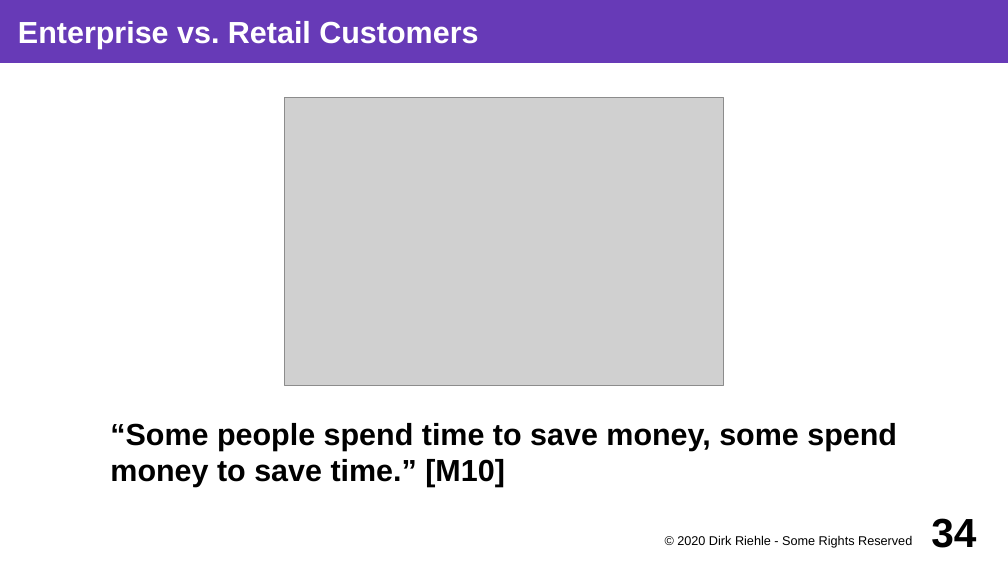
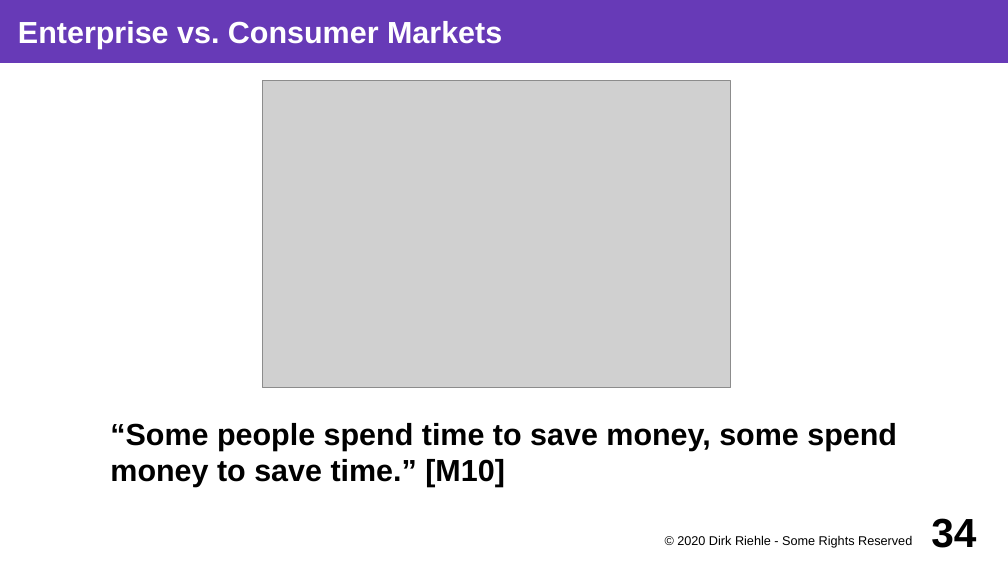
Before and after one commit to dirkriehle/coss-course, a slide deck: slide 34 of Lecture slides/COSS B02 - Software Products.odp. Drawn at 1008x567 pixels with LibreOffice and Linux fonts; fonts in the diff are those of the drawing; grey boxes stand for pictures. Boxes give left, top, right and bottom in pixels: in the first picture for what was removed or moved away, otherwise in the second. Text is boxed around its words. In the diff, an @@ line names an element or a change of style, - is before the commit and + after.

```diff
--- a/Lecture slides/COSS B02 - Software Products.odp
+++ b/Lecture slides/COSS B02 - Software Products.odp
@@ title at [18, 21, 502, 49]: text changed @@
-Enterprise vs. Retail Customers
+Enterprise vs. Consumer Markets
@@ picture: place and size @@
-picture at [284, 97, 724, 385]
+picture at [263, 81, 731, 389]
```
Also in this commit, not shown: 14 other slides changed, 6 other files.
